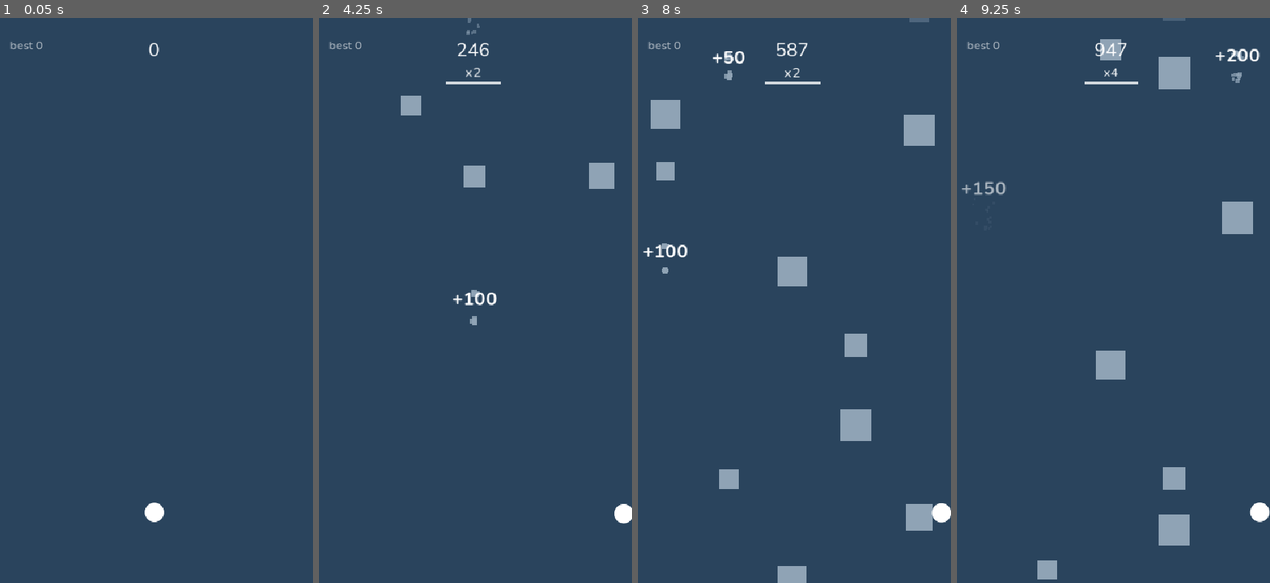
Above: before the commit, frames 1-4 (left to right).
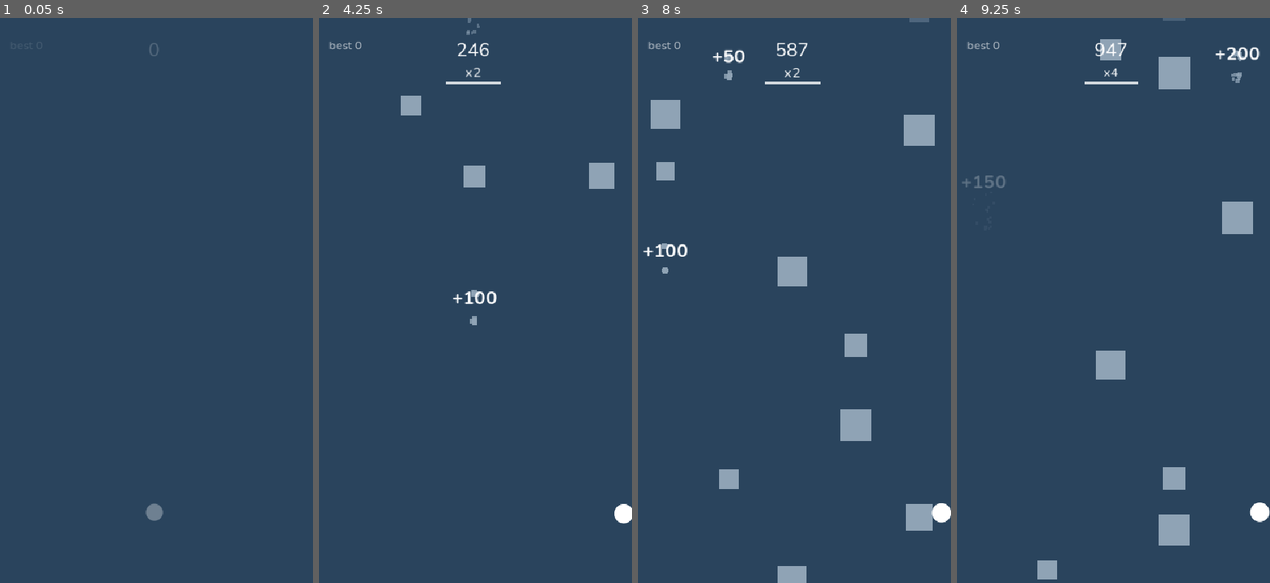
Above: after the commit, the same moments.

Repository: Coleryn/Slipstream
Game: Godot game, scene res://scenes/Main.tscn
The game is run twice, just before and just after one commit, with the same random seed, the same clock (stepped at 60 frames per second) and the same inputs.
Inputs (mouse positions are in pixels of both pictures, inside the frame that each line leads up to):
- Up to frame 1 (0.05 s): no input
- Up to frame 2 (4.25 s): move the mouse to (544, 272) at 0.52 s; click (544, 272) at 0.67 s; drag from (409, 328) to (472, 63) at 1.27 s; move the mouse to (503, 176) at 2.02 s; click (503, 176) at 2.17 s; drag from (456, 413) to (600, 46) at 2.77 s; move the mouse to (569, 385) at 3.52 s; click (569, 385) at 3.67 s
- Up to frame 3 (8 s): drag from (697, 215) to (728, 108) at 4.27 s; move the mouse to (807, 300) at 5.02 s; click (807, 300) at 5.17 s; drag from (744, 159) to (791, 334) at 5.77 s; move the mouse to (863, 272) at 6.52 s; click (863, 272) at 6.67 s; drag from (728, 328) to (857, 238) at 7.27 s
- Up to frame 4 (9.25 s): move the mouse to (1141, 176) at 8.02 s; click (1141, 176) at 8.17 s; drag from (1094, 413) to (1235, 187) at 8.77 s

The runs differ from the first frame. In frame 1, 0.3% of the frame differs, in the area x 3-53%, y 4-90%; in frame 2, 0.1%; in frame 3, 0.2%; in frame 4, 0.4%, in the area x 1-97%, y 5-32%.

Commit message:
M8: near-miss pulse, spawn fades, audio hooks, centralized feedback config

Diff:
--- a/project.godot
+++ b/project.godot
@@ -17,6 +17,7 @@
 [autoload]
 
 GameState="*res://scripts/GameState.gd"
+AudioManager="*res://scripts/AudioManager.gd"
 
 [display]
 
--- a/scenes/Main.tscn
+++ b/scenes/Main.tscn
@@ -26,15 +26,20 @@
 
 [node name="Spawner" parent="." instance=ExtResource("2_spawner")]
 difficulty = SubResource("Resource_difficulty")
+feedback = SubResource("Resource_feedback")
 
 [node name="Player" parent="." instance=ExtResource("3_player")]
+feedback = SubResource("Resource_feedback")
 
 [node name="Burst" type="Node2D" parent="."]
 script = ExtResource("4_burst")
+feedback = SubResource("Resource_feedback")
 
 [node name="Popups" type="Node2D" parent="."]
 script = ExtResource("5_popups")
 
 [node name="HUD" parent="." instance=ExtResource("6_hud")]
+feedback = SubResource("Resource_feedback")
 
 [node name="GameOver" parent="." instance=ExtResource("7_game_over")]
+feedback = SubResource("Resource_feedback")
--- /dev/null
+++ b/scripts/AudioManager.gd
@@ -0,0 +1,112 @@
+extends Node
+
+## Audio hooks. Uses a real file if one exists, otherwise a generated blip.
+## Does nothing at all when no stream is available.
+
+const SAMPLE_RATE: int = 22050
+const VOICE_COUNT: int = 6
+
+const PATHS: Dictionary = {
+	"crash": "res://assets/audio/crash.wav",
+	"death": "res://assets/audio/death.wav",
+	"click": "res://assets/audio/click.wav",
+	"near_miss": "res://assets/audio/near_miss.wav",
+}
+
+const TONES: Dictionary = {
+	"crash": {"frequency": 220.0, "duration": 0.12, "volume": 0.35},
+	"death": {"frequency": 70.0, "duration": 0.35, "volume": 0.45},
+	"click": {"frequency": 880.0, "duration": 0.05, "volume": 0.25},
+	"near_miss": {"frequency": 1320.0, "duration": 0.05, "volume": 0.12},
+}
+
+var placeholder_enabled: bool = true
+
+var _voices: Array[AudioStreamPlayer] = []
+var _streams: Dictionary = {}
+var _next_voice: int = 0
+
+
+func _ready() -> void:
+	for i in VOICE_COUNT:
+		var voice := AudioStreamPlayer.new()
+		add_child(voice)
+		_voices.append(voice)
+
+
+func _exit_tree() -> void:
+	for voice in _voices:
+		voice.stop()
+		voice.stream = null
+	_streams.clear()
+	_voices.clear()
+
+
+func play_crash(combo_level: int) -> void:
+	var pitch: float = clampf(1.0 + 0.06 * float(maxi(combo_level, 1) - 1), 1.0, 1.6)
+	_play("crash", pitch)
+
+
+func play_death() -> void:
+	_play("death", 1.0)
+
+
+func play_click() -> void:
+	_play("click", 1.0)
+
+
+func play_near_miss() -> void:
+	_play("near_miss", 1.0)
+
+
+func _play(kind: String, pitch: float) -> void:
+	if AudioServer.get_driver_name() == "Dummy":
+		return
+	var stream: AudioStream = _stream_for(kind)
+	if stream == null:
+		return
+	var voice: AudioStreamPlayer = _voice()
+	voice.stream = stream
+	voice.pitch_scale = pitch
+	voice.play()
+
+
+func _voice() -> AudioStreamPlayer:
+	for i in _voices.size():
+		var index: int = (_next_voice + i) % _voices.size()
+		if not _voices[index].playing:
+			_next_voice = (index + 1) % _voices.size()
+			return _voices[index]
+	_next_voice = (_next_voice + 1) % _voices.size()
+	return _voices[_next_voice]
+
+
+func _stream_for(kind: String) -> AudioStream:
+	if _streams.has(kind):
+		return _streams[kind]
+	var stream: AudioStream = null
+	var path: String = PATHS.get(kind, "")
+	if path != "" and ResourceLoader.exists(path):
+		stream = load(path) as AudioStream
+	elif placeholder_enabled and TONES.has(kind):
+		var tone: Dictionary = TONES[kind]
+		stream = _build_tone(tone["frequency"], tone["duration"], tone["volume"])
+	_streams[kind] = stream
+	return stream
+
+
+func _build_tone(frequency: float, duration: float, volume: float) -> AudioStreamWAV:
+	var count: int = int(SAMPLE_RATE * duration)
+	var data := PackedByteArray()
+	data.resize(count * 2)
+	for i in count:
+		var t: float = float(i) / float(SAMPLE_RATE)
+		var envelope: float = 1.0 - float(i) / float(count)
+		var sample: float = sin(TAU * frequency * t) * envelope * envelope * volume
+		data.encode_s16(i * 2, int(clampf(sample, -1.0, 1.0) * 32767.0))
+	var stream := AudioStreamWAV.new()
+	stream.format = AudioStreamWAV.FORMAT_16_BITS
+	stream.mix_rate = SAMPLE_RATE
+	stream.stereo = false
+	stream.data = data
+	return stream
--- a/scripts/Burst.gd
+++ b/scripts/Burst.gd
@@ -2,6 +2,8 @@
 extends Node2D
 
 ## Small square particles. One instance, reused by every burst.
+
+@export var feedback: FeedbackConfig
 
 var _positions: Array[Vector2] = []
 var _velocities: Array[Vector2] = []
@@ -9,6 +11,11 @@
 var _colors: Array[Color] = []
 var _ages: Array[float] = []
 var _lives: Array[float] = []
+
+
+func _ready() -> void:
+	if feedback == null:
+		feedback = FeedbackConfig.new()
 
 
 func emit_burst(origin: Vector2, color: Color, count: int, speed: float, size: float, lifetime: float) -> void:
@@ -35,6 +42,10 @@
 	queue_redraw()
 
 
+func particle_count() -> int:
+	return _ages.size()
+
+
 func _process(delta: float) -> void:
 	if _ages.is_empty():
 		set_process(false)
@@ -46,7 +57,7 @@
 		if _ages[i] >= _lives[i]:
 			_remove_at(i)
 		else:
-			_velocities[i] = _velocities[i].lerp(Vector2.ZERO, minf(delta * 5.0, 1.0))
+			_velocities[i] = _velocities[i].lerp(Vector2.ZERO, minf(delta * feedback.particle_drag, 1.0))
 			_positions[i] += _velocities[i] * delta
 		i -= 1
 	queue_redraw()
@@ -55,7 +66,7 @@
 func _draw() -> void:
 	for i in _positions.size():
 		var t: float = clampf(_ages[i] / _lives[i], 0.0, 1.0)
-		var side: float = _sizes[i] * (1.0 - 0.5 * t)
+		var side: float = _sizes[i] * (1.0 - feedback.particle_shrink * t)
 		draw_rect(Rect2(_positions[i] - Vector2(side, side) * 0.5, Vector2(side, side)), Color(_colors[i], 1.0 - t))
 
 
--- a/scripts/FeedbackConfig.gd
+++ b/scripts/FeedbackConfig.gd
@@ -7,6 +7,7 @@
 @export var shake_enabled: bool = true
 @export_range(0.05, 1.0, 0.01) var shake_duration: float = 0.28
 @export_range(0.0, 24.0, 0.5) var shake_strength: float = 7.0
+@export_range(0.0, 24.0, 0.5) var max_shake_strength: float = 12.0
 @export_range(0.05, 1.0, 0.01) var crash_shake_duration: float = 0.16
 @export_range(0.0, 16.0, 0.5) var crash_shake_strength: float = 3.5
 
@@ -14,21 +15,45 @@
 @export_range(0.05, 1.0, 0.01) var slowmo_scale: float = 0.35
 @export_range(0.05, 1.0, 0.01) var slowmo_duration: float = 0.25
 
-@export_group("Player death")
-@export_range(0.0, 0.5, 0.01) var freeze_frame: float = 0.1
+@export_group("Player")
+@export_range(0.0, 0.5, 0.01) var player_fade_in_time: float = 0.18
+@export_range(0.0, 0.5, 0.01) var near_miss_distance: float = 18.0
+@export_range(0.0, 0.4, 0.01) var near_miss_pulse_time: float = 0.16
+@export_range(0.0, 0.5, 0.01) var near_miss_pulse_scale: float = 0.12
 @export_range(0.02, 0.6, 0.01) var player_shrink_time: float = 0.14
+
+@export_group("Player trail")
+@export_range(0.05, 1.0, 0.01) var trail_lifetime: float = 0.22
+@export_range(0.01, 0.2, 0.01) var trail_interval: float = 0.035
+@export_range(0.0, 1.0, 0.01) var trail_alpha: float = 0.25
+@export_range(0.0, 1.0, 0.05) var trail_shrink: float = 0.4
+
+@export_group("Squares")
+@export_range(0.0, 0.5, 0.01) var square_fade_in_time: float = 0.25
+
+@export_group("Particles")
 @export_range(0, 64, 1) var death_particles: int = 14
 @export_range(0.0, 400.0, 10.0) var particle_speed: float = 170.0
 @export_range(2.0, 24.0, 1.0) var particle_size: float = 8.0
 @export_range(0.05, 1.0, 0.01) var particle_lifetime: float = 0.38
+@export_range(0.0, 20.0, 0.5) var particle_drag: float = 5.0
+@export_range(0.0, 1.0, 0.05) var particle_shrink: float = 0.5
 
 @export_group("Crash")
 @export_range(0, 32, 1) var crash_particles: int = 8
 @export_range(0.0, 400.0, 10.0) var crash_particle_speed: float = 130.0
-@export_range(0.05, 1.5, 0.01) var popup_lifetime: float = 0.55
+@export_range(0.05, 1.5, 0.01) var popup_lifetime: float = 0.4
 @export_range(0.0, 200.0, 2.0) var popup_rise: float = 46.0
 @export_range(12, 48, 1) var popup_font_size: int = 32
 
-@export_group("Game over UI")
-@export_range(0.0, 0.5, 0.01) var ui_delay: float = 0.12
+@export_group("UI")
+@export_range(0.05, 0.5, 0.01) var hud_fade_in_time: float = 0.25
+@export_range(0.05, 1.0, 0.01) var ui_delay: float = 0.12
 @export_range(0.05, 1.0, 0.01) var ui_fade_time: float = 0.2
+@export_range(0.85, 1.0, 0.01) var button_press_scale: float = 0.96
+@export_range(0.02, 0.3, 0.01) var button_pop_time: float = 0.07
+@export_range(1.0, 2.0, 0.05) var combo_pop_scale: float = 1.3
+@export_range(0.02, 0.4, 0.01) var combo_pop_time: float = 0.12
+
+@export_group("Audio")
+@export var placeholder_audio: bool = true
--- a/scripts/GameOver.gd
+++ b/scripts/GameOver.gd
@@ -4,6 +4,8 @@
 ## Nearly empty game over screen: score, best, one Restart button.
 
 signal restart_pressed
+
+@export var feedback: FeedbackConfig
 
 @onready var _root: Control = $Root
 @onready var _score_label: Label = $Root/ScoreLabel
@@ -16,10 +18,12 @@
 
 
 func _ready() -> void:
+	if feedback == null:
+		feedback = FeedbackConfig.new()
 	_sync_pivot()
 	_restart_button.resized.connect(_sync_pivot)
 	_restart_button.pressed.connect(_on_restart_pressed)
-	_restart_button.button_down.connect(_pop.bind(0.96))
+	_restart_button.button_down.connect(_pop.bind(feedback.button_press_scale))
 	_restart_button.button_up.connect(_pop.bind(1.0))
 	hide_result()
 
@@ -46,6 +50,7 @@
 
 
 func _on_restart_pressed() -> void:
+	AudioManager.play_click()
 	restart_pressed.emit()
 
 
@@ -55,7 +60,7 @@
 	if _pop_tween != null and _pop_tween.is_valid():
 		_pop_tween.kill()
 	_pop_tween = create_tween()
-	_pop_tween.tween_property(_restart_button, "scale", Vector2.ONE * target_scale, 0.07)
+	_pop_tween.tween_property(_restart_button, "scale", Vector2.ONE * target_scale, feedback.button_pop_time)
 
 
 func _sync_pivot() -> void:
--- a/scripts/HUD.gd
+++ b/scripts/HUD.gd
@@ -7,6 +7,9 @@
 const BAR_HEIGHT: float = 4.0
 const BAR_Y: float = 108.0
 
+@export var feedback: FeedbackConfig
+
+@onready var _root: Control = $Root
 @onready var _score_label: Label = $Root/ScoreLabel
 @onready var _multiplier_label: Label = $Root/MultiplierLabel
 @onready var _combo_bar: ColorRect = $Root/ComboBar
@@ -16,6 +19,21 @@
 var _shown_best: int = -1
 var _shown_combo: int = -1
 var _pop_tween: Tween
+var _intro_tween: Tween
+
+
+func _ready() -> void:
+	if feedback == null:
+		feedback = FeedbackConfig.new()
+	play_intro()
+
+
+func play_intro() -> void:
+	if _intro_tween != null and _intro_tween.is_valid():
+		_intro_tween.kill()
+	_root.modulate = Color(1, 1, 1, 0)
+	_intro_tween = create_tween()
+	_intro_tween.tween_property(_root, "modulate", Color(1, 1, 1, 1), feedback.hud_fade_in_time)
 
 
 func _process(_delta: float) -> void:
@@ -61,6 +79,6 @@
 func _pop() -> void:
 	if _pop_tween != null and _pop_tween.is_valid():
 		_pop_tween.kill()
-	_multiplier_label.scale = Vector2.ONE * 1.3
+	_multiplier_label.scale = Vector2.ONE * feedback.combo_pop_scale
 	_pop_tween = create_tween()
-	_pop_tween.tween_property(_multiplier_label, "scale", Vector2.ONE, 0.12)
+	_pop_tween.tween_property(_multiplier_label, "scale", Vector2.ONE, feedback.combo_pop_time)
--- a/scripts/Main.gd
+++ b/scripts/Main.gd
@@ -18,6 +18,7 @@
 @onready var _player: Player = $Player
 @onready var _burst: Burst = $Burst
 @onready var _popups: Popups = $Popups
+@onready var _hud: HUD = $HUD
 @onready var _game_over: GameOver = $GameOver
 
 var _dead: bool = false
@@ -33,10 +34,12 @@
 		feedback = FeedbackConfig.new()
 	if difficulty == null:
 		difficulty = DifficultyConfig.new()
+	AudioManager.placeholder_enabled = feedback.placeholder_audio
 	GameState.reset()
 	_player.died.connect(_on_player_died)
 	_spawner.squares_crashed.connect(_on_squares_crashed)
 	_game_over.restart_pressed.connect(_restart)
+	_hud.play_intro()
 
 
 func _process(delta: float) -> void:
@@ -44,11 +47,26 @@
 		GameState.advance_time(delta, difficulty.base_speed, difficulty.speed_growth, difficulty.max_speed)
 		GameState.add_score(points_per_second * delta)
 		GameState.tick_combo(delta)
+		_check_near_miss()
 	_update_shake(delta)
 
 
 func _draw() -> void:
 	draw_rect(Rect2(Vector2.ZERO, get_viewport_rect().size), Palette.BACKGROUND)
+
+
+func _check_near_miss() -> void:
+	var player_radius: float = _player.radius
+	for square in _spawner.active_squares():
+		square.track_player(_player.position, player_radius)
+		if square.near_miss_done():
+			continue
+		if not square.has_passed_player(_player.position, player_radius):
+			continue
+		if square.closest_gap() > 0.0 and square.closest_gap() <= feedback.near_miss_distance:
+			square.mark_near_miss()
+			_player.pulse()
+			AudioManager.play_near_miss()
 
 
 func _on_squares_crashed(first: Square, second: Square) -> void:
@@ -67,6 +85,7 @@
 	_popups.show_text(impact, "+%d" % awarded, feedback.popup_rise, feedback.popup_lifetime, feedback.popup_font_size)
 	_start_shake(feedback.crash_shake_duration, feedback.crash_shake_strength)
 	_start_slowmo()
+	AudioManager.play_crash(multiplier)
 
 
 func _on_player_died() -> void:
@@ -78,6 +97,7 @@
 	_spawner.freeze_all()
 	_player.play_death(feedback.player_shrink_time)
 	_burst.emit_burst(_player.position, Palette.PLAYER, feedback.death_particles, feedback.particle_speed, feedback.particle_size, feedback.particle_lifetime)
+	AudioManager.play_death()
 	GameState.reset_combo()
 	var new_best: bool = GameState.commit_high_score()
 	_run_death_sequence(_death_token, new_best)
@@ -119,6 +139,7 @@
 	GameState.reset()
 	_spawner.reset()
 	_player.reset()
+	_hud.play_intro()
 
 
 func _start_shake(duration: float, strength: float) -> void:
@@ -126,7 +147,7 @@
 		return
 	_shake_left = duration
 	_shake_total = maxf(duration, 0.001)
-	_shake_strength = strength
+	_shake_strength = minf(strength, feedback.max_shake_strength)
 
 
 func _update_shake(delta: float) -> void:
--- a/scripts/Player.gd
+++ b/scripts/Player.gd
@@ -4,6 +4,8 @@
 ## The white circle. Fixed Y near the bottom, dragged left/right on X only.
 
 signal died
+
+@export var feedback: FeedbackConfig
 
 @export_group("Shape")
 @export var radius: float = 16.0:
@@ -20,23 +22,21 @@
 @export_range(1.0, 40.0, 0.5) var smoothing: float = 14.0
 @export_range(0.1, 3.0, 0.05) var drag_sensitivity: float = 1.0
 
-@export_group("Trail")
-@export_range(0.05, 1.0, 0.01) var trail_lifetime: float = 0.22
-@export_range(0.01, 0.2, 0.01) var trail_interval: float = 0.035
-@export_range(0.0, 1.0, 0.01) var trail_alpha: float = 0.25
-@export_range(0.0, 1.0, 0.05) var trail_shrink: float = 0.4
-
 var _target_x: float = 0.0
 var _dragging: bool = false
 var _touch_index: int = -1
 var _dead: bool = false
 var _death_tween: Tween
+var _intro: float = 1.0
+var _pulse_left: float = 0.0
 var _trail_points: Array[Vector2] = []
 var _trail_ages: Array[float] = []
 var _trail_timer: float = 0.0
 
 
 func _ready() -> void:
+	if feedback == null:
+		feedback = FeedbackConfig.new()
 	area_entered.connect(_on_area_entered)
 	reset()
 
@@ -47,17 +47,30 @@
 	if _dragging and not Input.is_mouse_button_pressed(MOUSE_BUTTON_LEFT):
 		_dragging = false
 	position.x = lerpf(position.x, _target_x, 1.0 - exp(-smoothing * delta))
+	if _intro < 1.0:
+		_intro = minf(_intro + delta / maxf(feedback.player_fade_in_time, 0.001), 1.0)
+	if _pulse_left > 0.0:
+		_pulse_left = maxf(_pulse_left - delta, 0.0)
 	_update_trail(delta)
 	queue_redraw()
 
 
 func _draw() -> void:
+	var intro_curve: float = 0.85 + 0.15 * _intro
+	var pulse_curve: float = 0.0
+	if _pulse_left > 0.0:
+		pulse_curve = _pulse_left / maxf(feedback.near_miss_pulse_time, 0.001)
+	var draw_radius: float = radius * intro_curve * (1.0 + feedback.near_miss_pulse_scale * pulse_curve)
 	for i in _trail_points.size():
-		var t: float = clampf(_trail_ages[i] / trail_lifetime, 0.0, 1.0)
-		var fade: float = (1.0 - t) * trail_alpha
-		var trail_radius: float = radius * (1.0 - trail_shrink * t)
+		var t: float = clampf(_trail_ages[i] / maxf(feedback.trail_lifetime, 0.001), 0.0, 1.0)
+		var fade: float = (1.0 - t) * feedback.trail_alpha * _intro
+		var trail_radius: float = draw_radius * (1.0 - feedback.trail_shrink * t)
 		draw_circle(to_local(_trail_points[i]), trail_radius, Color(Palette.PLAYER, fade), true, -1.0, true)
-	draw_circle(Vector2.ZERO, radius, Palette.PLAYER, true, -1.0, true)
+	draw_circle(Vector2.ZERO, draw_radius, Color(Palette.PLAYER, _intro), true, -1.0, true)
+
+
+func pulse() -> void:
+	_pulse_left = maxf(feedback.near_miss_pulse_time, 0.01)
 
 
 func _unhandled_input(event: InputEvent) -> void:
@@ -105,6 +118,8 @@
 	_dragging = false
 	_touch_index = -1
 	scale = Vector2.ONE
+	_intro = 0.0
+	_pulse_left = 0.0
 	show()
 	set_process(true)
 	set_process_unhandled_input(true)
@@ -141,13 +156,13 @@
 func _update_trail(delta: float) -> void:
 	for i in _trail_ages.size():
 		_trail_ages[i] += delta
-	while not _trail_ages.is_empty() and _trail_ages[-1] >= trail_lifetime:
+	while not _trail_ages.is_empty() and _trail_ages[-1] >= feedback.trail_lifetime:
 		_trail_ages.pop_back()
 		_trail_points.pop_back()
 	_trail_timer -= delta
 	if _trail_timer > 0.0:
 		return
-	_trail_timer = trail_interval
+	_trail_timer = feedback.trail_interval
 	if _trail_points.is_empty() or _trail_points[0].distance_squared_to(position) > 1.0:
 		_trail_points.push_front(position)
 		_trail_ages.push_front(0.0)
--- a/scripts/Spawner.gd
+++ b/scripts/Spawner.gd
@@ -8,6 +8,7 @@
 const SQUARE_SCENE: PackedScene = preload("res://scenes/Square.tscn")
 
 @export var difficulty: DifficultyConfig
+@export var feedback: FeedbackConfig
 
 @export_group("Lanes")
 @export_range(1, 12, 1) var lane_count: int = 5
@@ -38,6 +39,8 @@
 func _ready() -> void:
 	if difficulty == null:
 		difficulty = DifficultyConfig.new()
+	if feedback == null:
+		feedback = FeedbackConfig.new()
 	_interval_now = _next_interval()
 	_timer = _interval_now
 
@@ -55,6 +58,15 @@
 	_interval_now = _next_interval()
 	_timer += _interval_now
 	_spawn()
+
+
+func active_squares() -> Array[Square]:
+	var out: Array[Square] = []
+	for node in get_children():
+		var square := node as Square
+		if square != null and square.visible:
+			out.append(square)
+	return out
 
 
 func freeze_all() -> void:
@@ -118,7 +130,7 @@
 	if square == null:
 		return false
 	square.position = Vector2(safe_x, y)
-	square.activate(square_size, square_speed, Square.Type.NORMAL, Palette.SQUARE_NORMAL)
+	square.activate(square_size, square_speed, Square.Type.NORMAL, Palette.SQUARE_NORMAL, feedback.square_fade_in_time)
 	return true
 
 
--- a/scripts/Square.gd
+++ b/scripts/Square.gd
@@ -11,25 +11,30 @@
 @export var size: float = 40.0
 @export var speed: float = 180.0
 @export var type: Type = Type.NORMAL
-@export_range(0.0, 0.5, 0.01) var fade_in_time: float = 0.25
 @export var cull_margin: float = 48.0
 
 var _color: Color = Palette.SQUARE_NORMAL
 var _appear: float = 0.0
+var _fade_in_time: float = 0.25
 var _crashing: bool = false
+var _closest_gap: float = 1.0e20
+var _near_miss_done: bool = false
 
 
 func _ready() -> void:
 	area_entered.connect(_on_area_entered)
 
 
-func activate(in_size: float, in_speed: float, in_type: Type, in_color: Color) -> void:
+func activate(in_size: float, in_speed: float, in_type: Type, in_color: Color, in_fade_time: float) -> void:
 	size = in_size
 	speed = in_speed
 	type = in_type
 	_color = in_color
+	_fade_in_time = in_fade_time
 	_appear = 0.0
 	_crashing = false
+	_closest_gap = 1.0e20
+	_near_miss_done = false
 	show()
 	set_deferred("monitoring", true)
 	set_deferred("monitorable", true)
@@ -57,10 +62,35 @@
 	return _color
 
 
+func track_player(player_position: Vector2, player_radius: float) -> float:
+	var nearest := Vector2(
+		clampf(player_position.x, position.x - size * 0.5, position.x + size * 0.5),
+		clampf(player_position.y, position.y - size * 0.5, position.y + size * 0.5))
+	var gap: float = nearest.distance_to(player_position) - player_radius
+	_closest_gap = minf(_closest_gap, gap)
+	return gap
+
+
+func closest_gap() -> float:
+	return _closest_gap
+
+
+func has_passed_player(player_position: Vector2, player_radius: float) -> bool:
+	return position.y - size * 0.5 > player_position.y + player_radius
+
+
+func near_miss_done() -> bool:
+	return _near_miss_done
+
+
+func mark_near_miss() -> void:
+	_near_miss_done = true
+
+
 func _process(delta: float) -> void:
 	position.y += speed * delta
 	if _appear < 1.0:
-		_appear = minf(_appear + delta / maxf(fade_in_time, 0.001), 1.0)
+		_appear = minf(_appear + delta / maxf(_fade_in_time, 0.001), 1.0)
 		queue_redraw()
 	if position.y - size * 0.5 > get_viewport_rect().size.y + cull_margin:
 		escaped.emit(self)
Not shown, added: scripts/AudioManager.gd.uid
